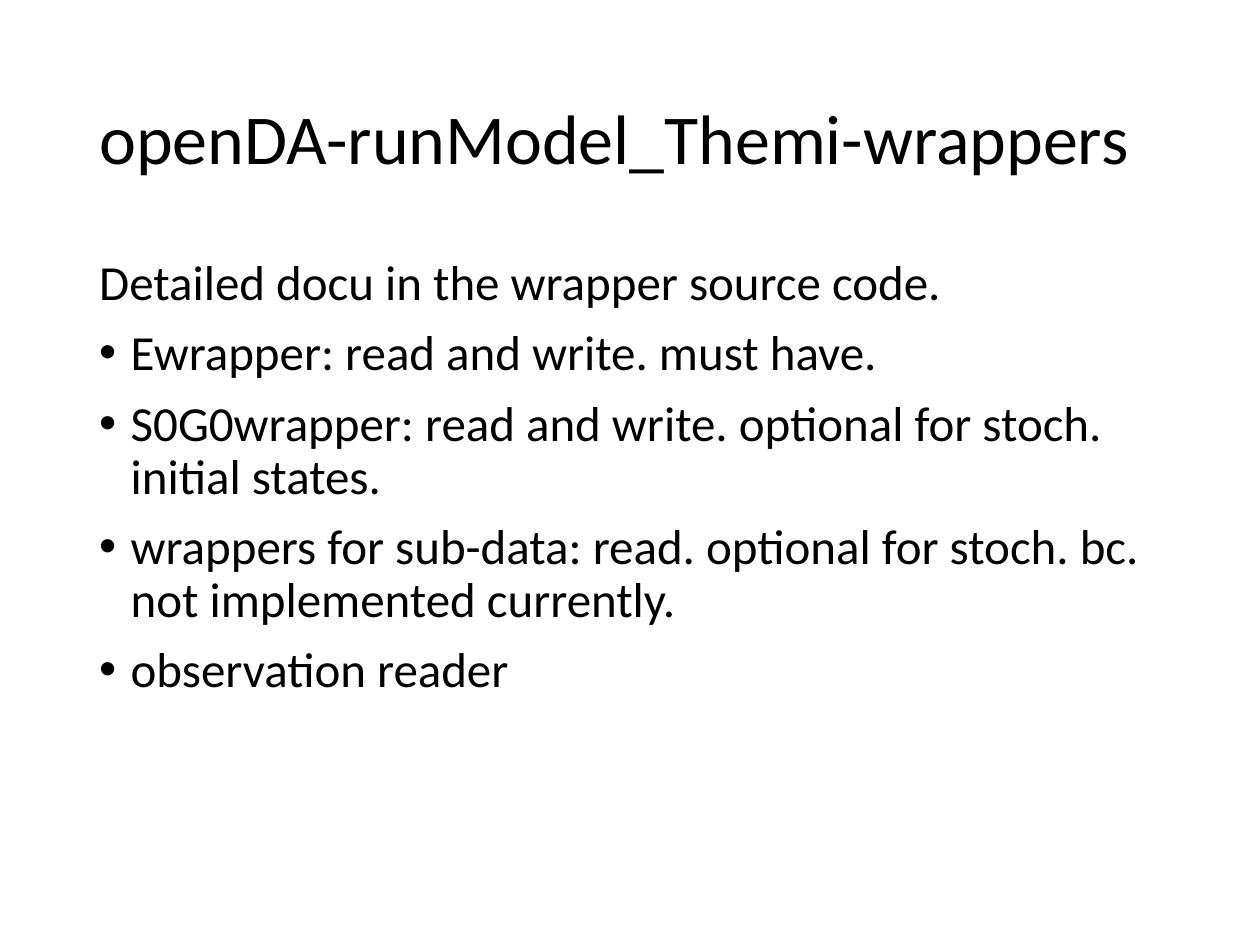
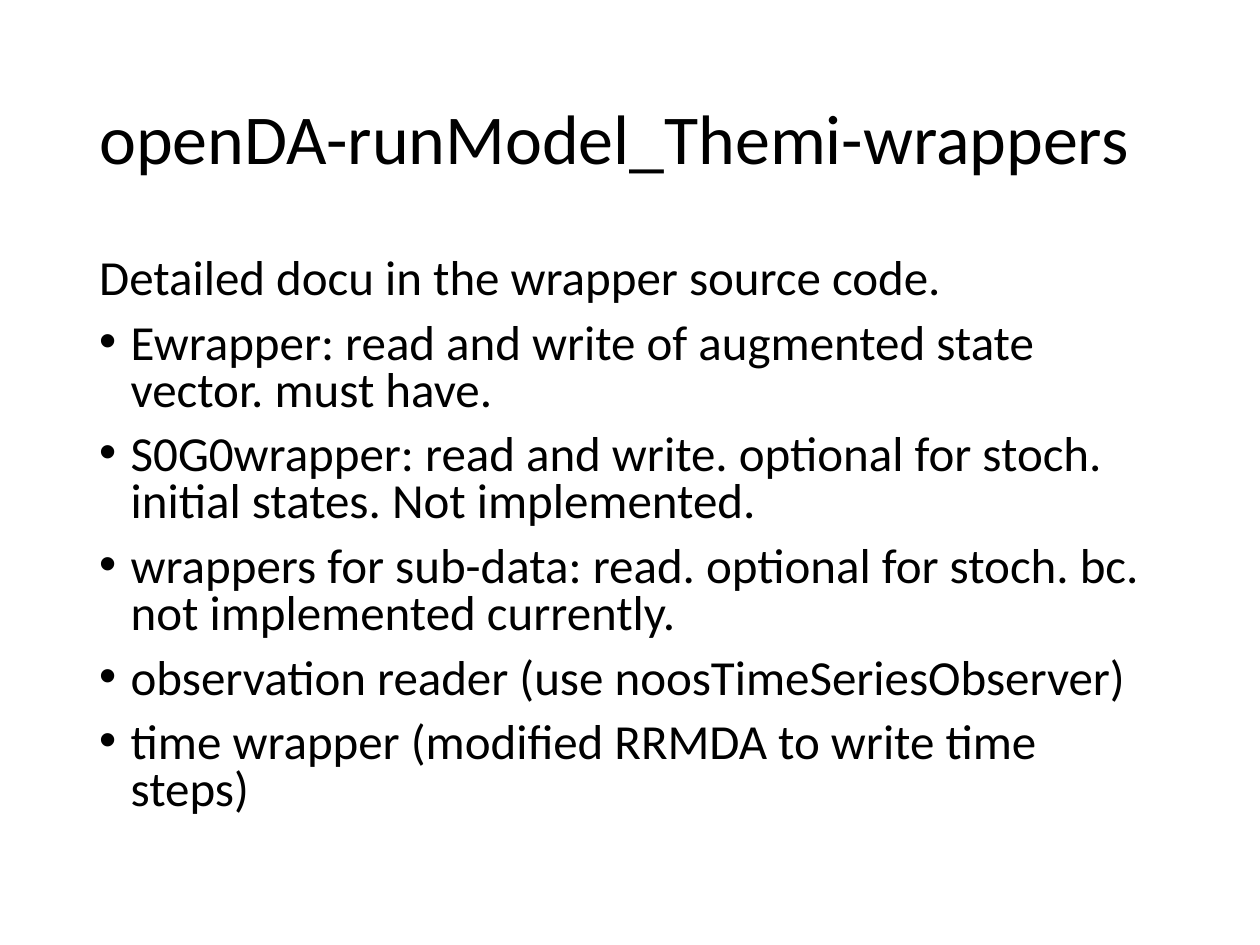
Before and after one commit to hydrosolutions/model_RRMDA_Themi, a slide deck: slide 3 of Layout-openDA_RRMDA_Themi.pptx. Drawn at 1260x945 pixels with LibreOffice and Linux fonts; fonts in the diff are those of the drawing. Boxes give left, top, right and bottom in pixels: in the first picture for what was removed or moved away, otherwise in the second. Text is boxed around its words. In the diff, an @@ line names an element or a change of style, - is before the commit and + after.

Commit message:
updated wrappers and doc

```diff
--- a/Layout-openDA_RRMDA_Themi.pptx
+++ b/Layout-openDA_RRMDA_Themi.pptx
@@ text at <box>99,261,1139,638</box>: line spacing 0.9 to 0.8 @@
@@ text at <box>131,326,1101,526</box>: text changed @@
-• Ewrapper: read and write. must have.
-• S0G0wrapper: read and write. optional for stoch. initial states.
+• Ewrapper: read and write of augmented state vector. must have.
+• S0G0wrapper: read and write. optional for stoch. initial states. Not implemented.
@@ text at <box>131,659,1125,814</box>: text changed @@
-• observation reader
+• observation reader (use noosTimeSeriesObserver)
+• time wrapper (modified RRMDA to write time steps)
```
Also in this commit, not shown: 3 other slides changed, 6 other files.
